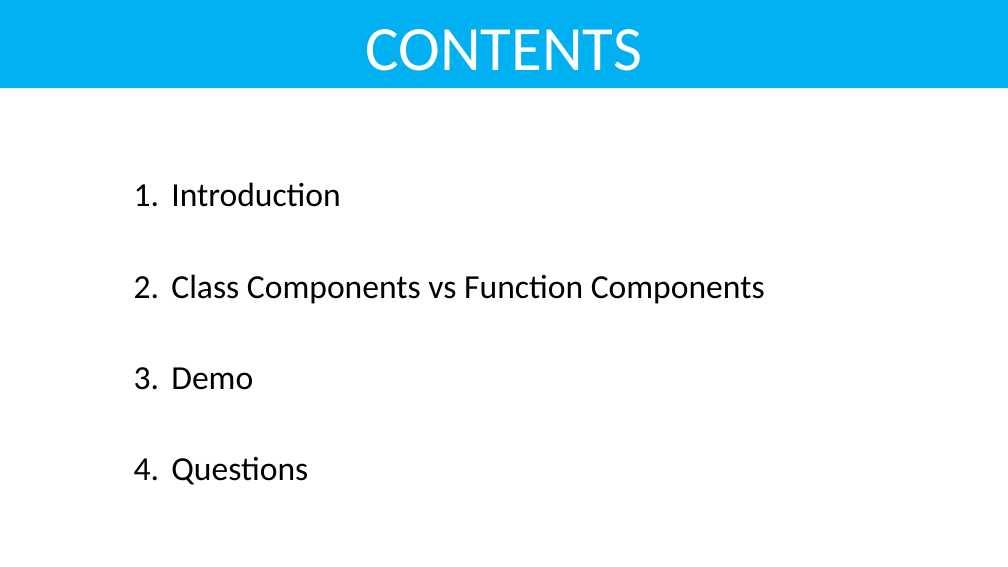
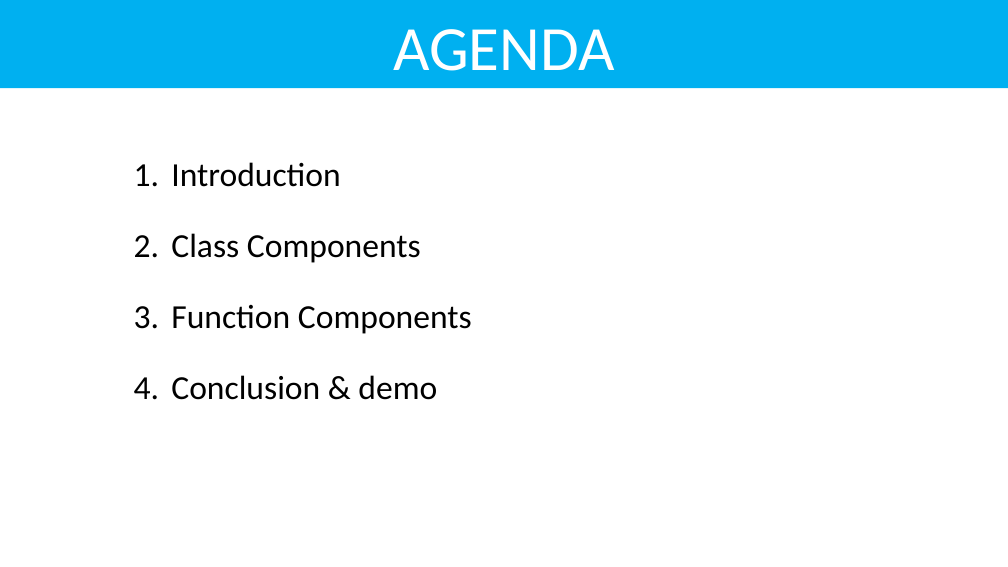
Before and after one commit to NhanHoang8195/react-hook-demo, a slide deck: slide 2 of ReactHooks.pptx. Drawn at 1008x567 pixels with LibreOffice and Linux fonts; fonts in the diff are those of the drawing. Boxes give left, top, right and bottom in pixels: in the first picture for what was removed or moved away, otherwise in the second. Text is boxed around its words. In the diff, an @@ line names an element or a change of style, - is before the commit and + after.

```diff
--- a/ReactHooks.pptx
+++ b/ReactHooks.pptx
@@ title at [393,29,614,71]: text changed @@
-CONTENTS
+AGENDA
@@ subtitle at [171,162,340,187]: line spacing 2 to 1.5 @@
@@ subtitle at [171,233,472,400]: text changed @@
-2. Class Components vs Function Components
-3. Demo
-4. Questions
+2. Class Components
+3. Function Components
+4. Conclusion & demo
```
Also in this commit, not shown: 3 other slides changed, 3 slides added, 1 slide removed, 3 other files.
